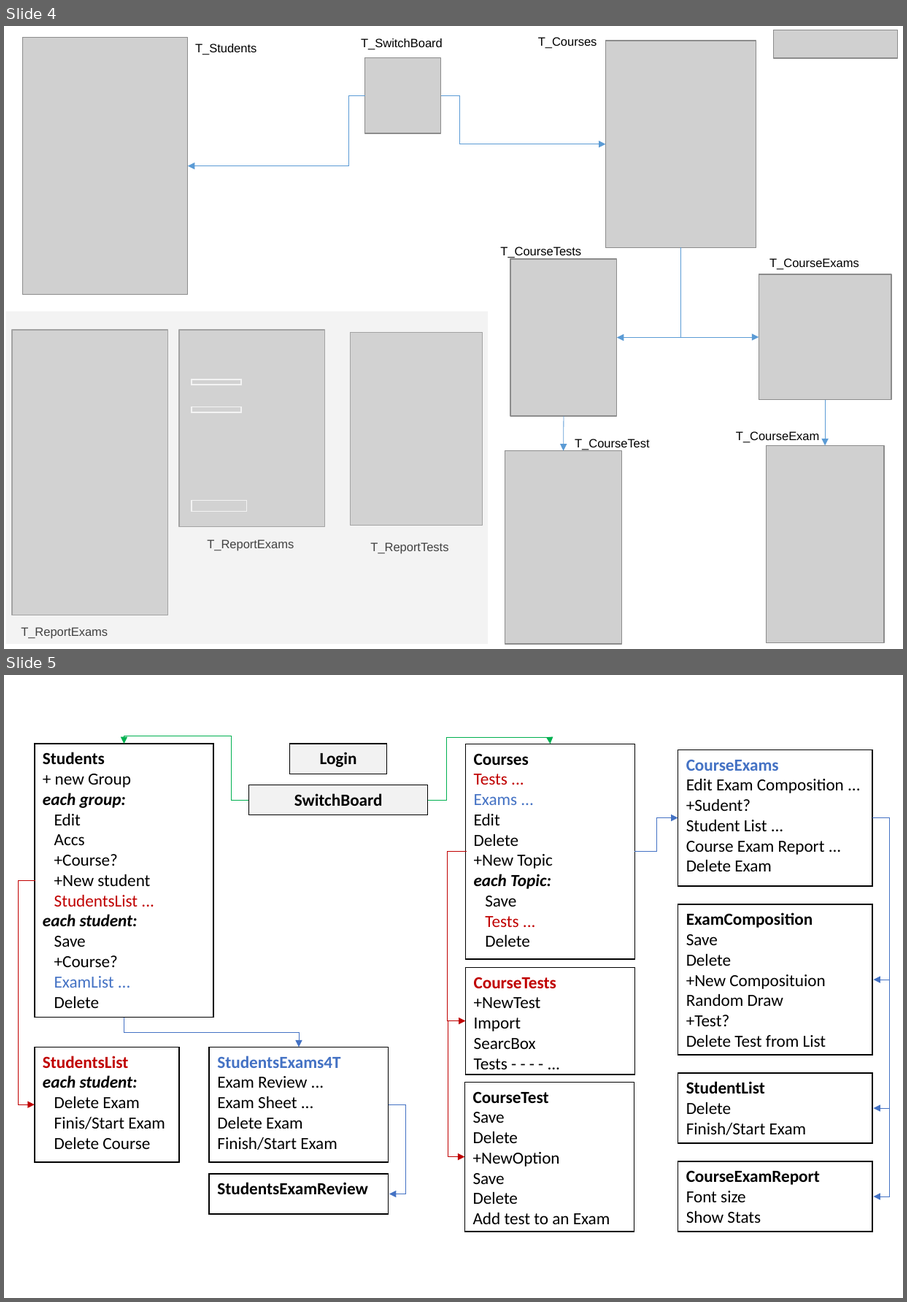
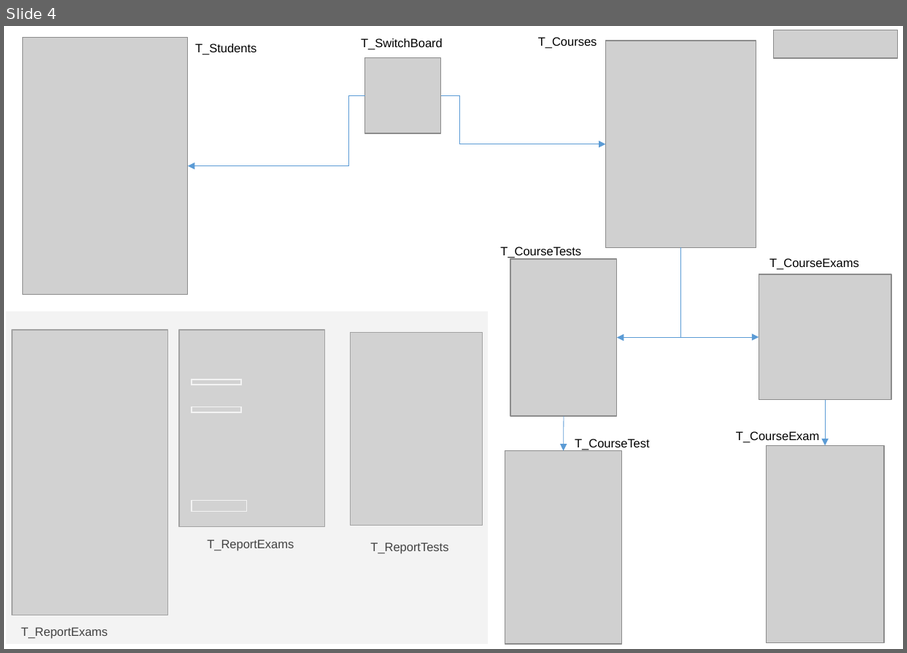
Before and after one commit to msht-ir/Examiner_blazorWebApp, a slide deck: ExaminerB/.appCatalog/ExaminerB notes 1404.pptx. Shown one above the other, each under a label of ours: slides 4 and 5 before the commit, slide 4 after it. The pictures are 907x1302 and 907x653 pixels, drawn with LibreOffice and Linux fonts; fonts in the diff are those of the drawing; grey boxes stand for pictures. Boxes give left, top, right and bottom in pixels: in the first picture for what was removed or moved away, otherwise in the second. Text is boxed around its words. In the diff, an @@ line names an element or a change of style, - is before the commit and + after.

Commit message:
Login for students of different classes - ok

```diff
--- a/ExaminerB/.appCatalog/ExaminerB notes 1404.pptx
+++ b/ExaminerB/.appCatalog/ExaminerB notes 1404.pptx
@@ slide 5 removed at (4, 675, 903, 1298), background #FFFFFF @@
@@ elbow arrow removed from (249, 800) to (124, 744) @@
@@ elbow arrow removed from (428, 800) to (551, 744) @@
@@ rectangle removed at (35, 744, 214, 1017) @@
-Students
-+ new Group
-each group:
-Edit
-Accs
-+Course?
-+New student
-StudentsList ...
-each student:
-Save
-+Course?
-ExamList ...
-Delete
@@ rectangle removed at (289, 744, 387, 774) @@
-Login
@@ rectangle removed at (465, 744, 635, 959) @@
-Courses
-Tests ...
-Exams ...
-Edit
-Delete
-+New Topic
-each Topic:
-Save
-Tests ...
-Delete
@@ rectangle removed at (679, 749, 873, 886) @@
-CourseExams
-Edit Exam Composition ...
-+Sudent?
-Student List ...
-Course Exam Report ...
-Delete Exam
@@ rectangle removed at (249, 785, 428, 814) @@
-SwitchBoard
@@ elbow arrow removed from (635, 851) to (679, 818) @@
@@ elbow arrow removed from (873, 818) to (874, 979) @@
@@ elbow arrow removed from (873, 818) to (874, 1108) @@
@@ elbow arrow removed from (873, 818) to (874, 1196) @@
@@ elbow arrow removed from (467, 851) to (465, 1020) @@
@@ elbow arrow removed from (35, 880) to (35, 1104) @@
@@ rectangle removed at (679, 904, 873, 1055) @@
-ExamComposition
-Save
-Delete
-+New Composituion
-Random Draw
-+Test?
-Delete Test from List
@@ rectangle removed at (465, 967, 635, 1074) @@
-CourseTests
-+NewTest
-Import
-SearcBox
-Tests - - - - ...
@@ elbow arrow removed from (124, 1017) to (299, 1047) @@
@@ elbow arrow removed from (465, 1020) to (465, 1157) @@
@@ rectangle removed at (35, 1047, 180, 1163) @@
-StudentsList
-each student:
-Delete Exam
-Finis/Start Exam
-Delete Course
@@ rectangle removed at (209, 1047, 389, 1163) @@
-StudentsExams4T
-Exam Review ...
-Exam Sheet ...
-Delete Exam
-Finish/Start Exam
@@ rectangle removed at (465, 1082, 634, 1231) @@
-CourseTest
-Save
-Delete
-+NewOption
-Save
-Delete
-Add test to an Exam
@@ rectangle removed at (679, 1073, 873, 1142) @@
-StudentList
-Delete
-Finish/Start Exam
@@ elbow arrow removed from (389, 1104) to (389, 1194) @@
@@ rectangle removed at (209, 1174, 389, 1214) @@
-StudentsExamReview
@@ rectangle removed at (679, 1162, 873, 1231) @@
-CourseExamReport
-Font size
-Show Stats
```
Also in this commit, not shown: 1 slide changed, 5 other files.
